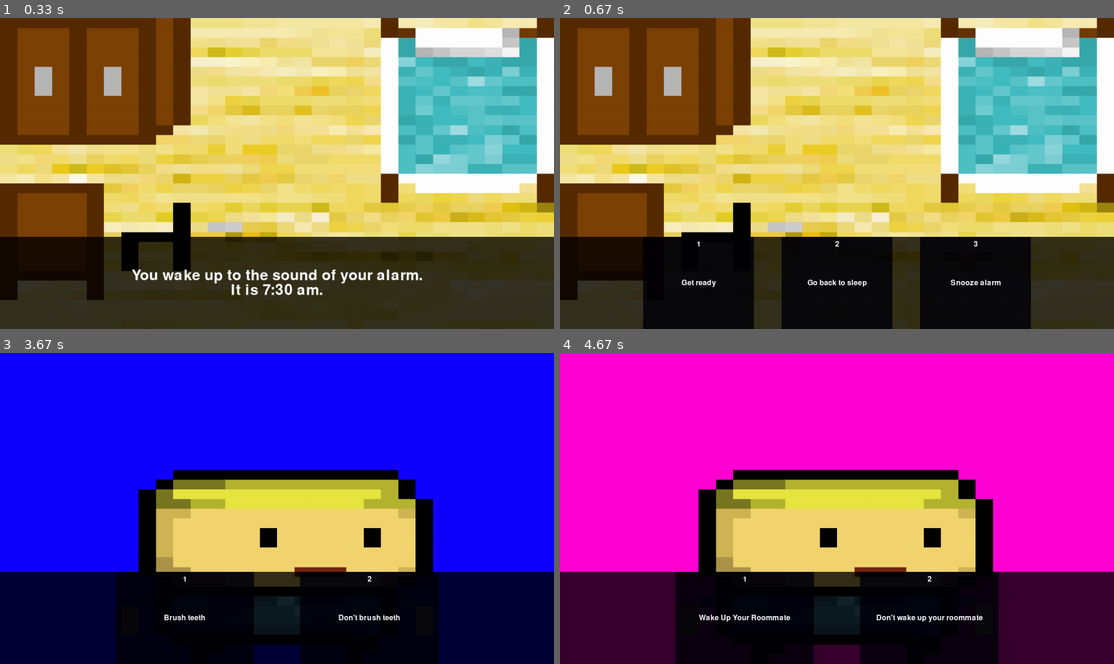
Above: before the commit, frames 1-4 (two rows, left to right).
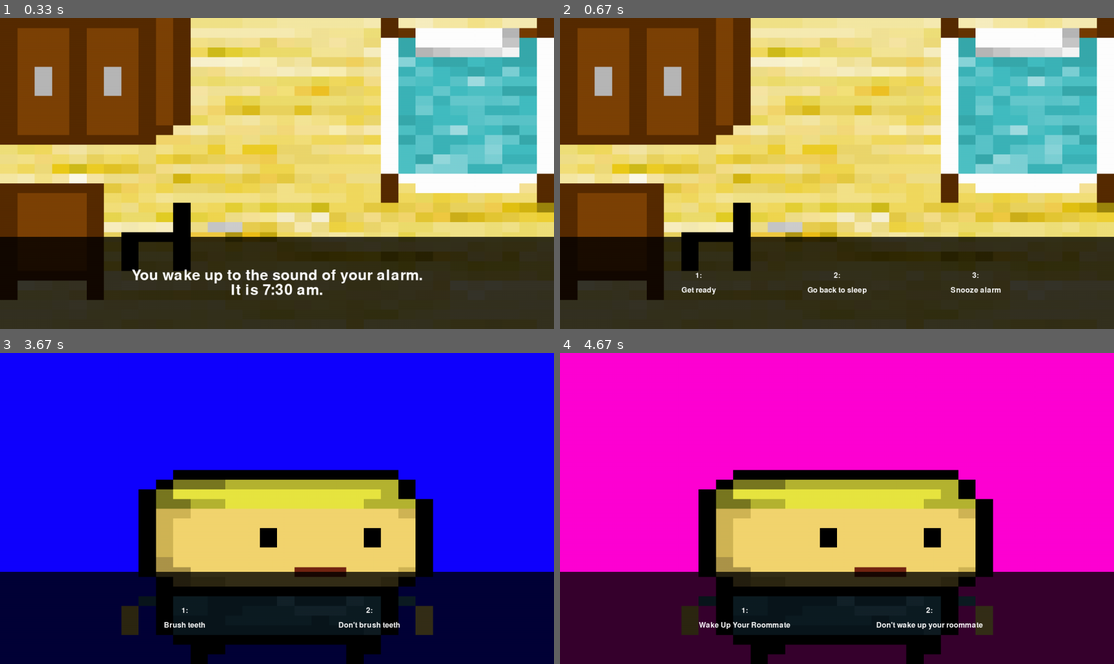
Above: after the commit, the same moments.

Repository: tymatt1/AnOrdinaryDay
Game: pygame game, started from src/main.py
Same seed, same stepped clock (60 frames per second), same inputs: the game is played once before the commit and once after it.
Inputs:
- Up to frame 1 (0.33 s): no input
- Up to frame 2 (0.67 s): tap Space at 0.33 s
- Up to frame 3 (3.67 s): tap 1 at 0.67 s; tap Space at 1.07, 1.37 s
- Up to frame 4 (4.67 s): tap 1 at 4.07 s; tap Space at 4.47 s

Frame 1 is identical in both runs. In frame 2, 16% of the frame differs, in the area x 15-85%, y 70-100%; in frame 3, 7.9%; in frame 4, 8.1%.

Commit message:
quick time events

Diff:
--- a/src/storyUI.py
+++ b/src/storyUI.py
@@ -1,5 +1,6 @@
 import string
 from typing import Any
+import random
 
 import pygame as pg
 import Input
@@ -62,11 +63,6 @@
         self.current = 0
 
 
-# class QuickTime(Element):
-#     def __init__(self, statics):
-#         super().__init__(statics)
-
-
 class AttributeCheck(Element):
     def __init__(self, check: tuple[string, string], positiveScene, negativeScene):
         """
@@ -78,6 +74,30 @@
         self.check = check
         self.positiveScene = positiveScene
         self.negativeScene = negativeScene
+
+
+class RNGScene(Element):
+    def __init__(self, *randomScenes):
+        """
+        :param scenes: A list of the potential scenes
+        """
+        super().__init__(StaticsList())
+        self.nextScene = random.choice(randomScenes)
+
+
+class QuickTimeEvent(Element):
+    def __init__(self, text: string, duration: float, positiveScene, statics: StaticsList = None):
+        """
+        :param text: The text to be displayed during the QTE
+        :param duration: The duration of the QTE
+        :param positiveScene: If the QTE is successful, this scene will be run
+        :param statics: Static images present during the QTE
+        """
+        super().__init__(statics)
+        self.text = text
+        self.duration = duration * 1000
+        self.current = 0
+        self.positiveScene = positiveScene
 
 
 class Scene:
@@ -129,6 +149,19 @@
                 else: elem.negativeScene.start()
             else: elem.negativeScene.start()
 
+        if type(elem) is RNGScene:
+            elem.nextScene.start()
+
+        if type(elem) is QuickTimeEvent:
+            elem.current += 1000 / 60
+            if Input.getKey(1 + 48):
+                elem.positiveScene.start()
+                return
+            if elem.current > elem.duration:
+                if self.index + 1 < len(self.elements): self.index += 1
+                elif self.nextScene is not None: self.nextScene.start()
+
+
     def render(self):
         rh.drawImg(self.background, (-1, -1), (-1, -1))
         elem = self.elements[self.index]
@@ -145,12 +178,16 @@
             rh.drawRect((0, rh.height() - boxHeight), (rh.width(), boxHeight), (0, 0, 0, 200))
 
             count = len(elem.choices)
-            boxWidth = rh.width() / (count + 2)
+            # boxWidth = rh.width() / (count + 2)
             for i in range(count):
                 x = (rh.width() / (count + 1)) * (i + 1)
-                rh.drawRect((x - boxWidth / 2, rh.height() - boxHeight), (boxWidth, boxHeight), (0, 0, 10, 200))
-                rh.drawText(str(i + 1), 16, (x, rh.height() - (boxHeight - 16)))
-                rh.drawText(elem.choices[i][0], 16, (x, rh.height() - (boxHeight / 2)))
+                # rh.drawRect((x - boxWidth / 2, rh.height() - boxHeight), (boxWidth, boxHeight), (0, 0, 10, 200))
+                # rh.drawText(str(i + 1) + ":", 16, (x, rh.height() - (boxHeight - 16)))
+                rh.drawText(str(i + 1) + ":\n\n" + elem.choices[i][0], 16, (x, rh.height() - (boxHeight / 2)))
 
         if type(elem) is Character:
             rh.drawImg(elem.movImg, LerpTuple(elem.start, elem.end, elem.current / elem.duration), elem.dims)
+
+        if type(elem) is QuickTimeEvent:
+            rh.drawRect((0, rh.height() - boxHeight), (rh.width(), boxHeight), (0, 0, 0, 200))
+            rh.drawText("1:\n\n" + elem.text, 16, (rh.width() / 2, rh.height() - (boxHeight / 2)))
